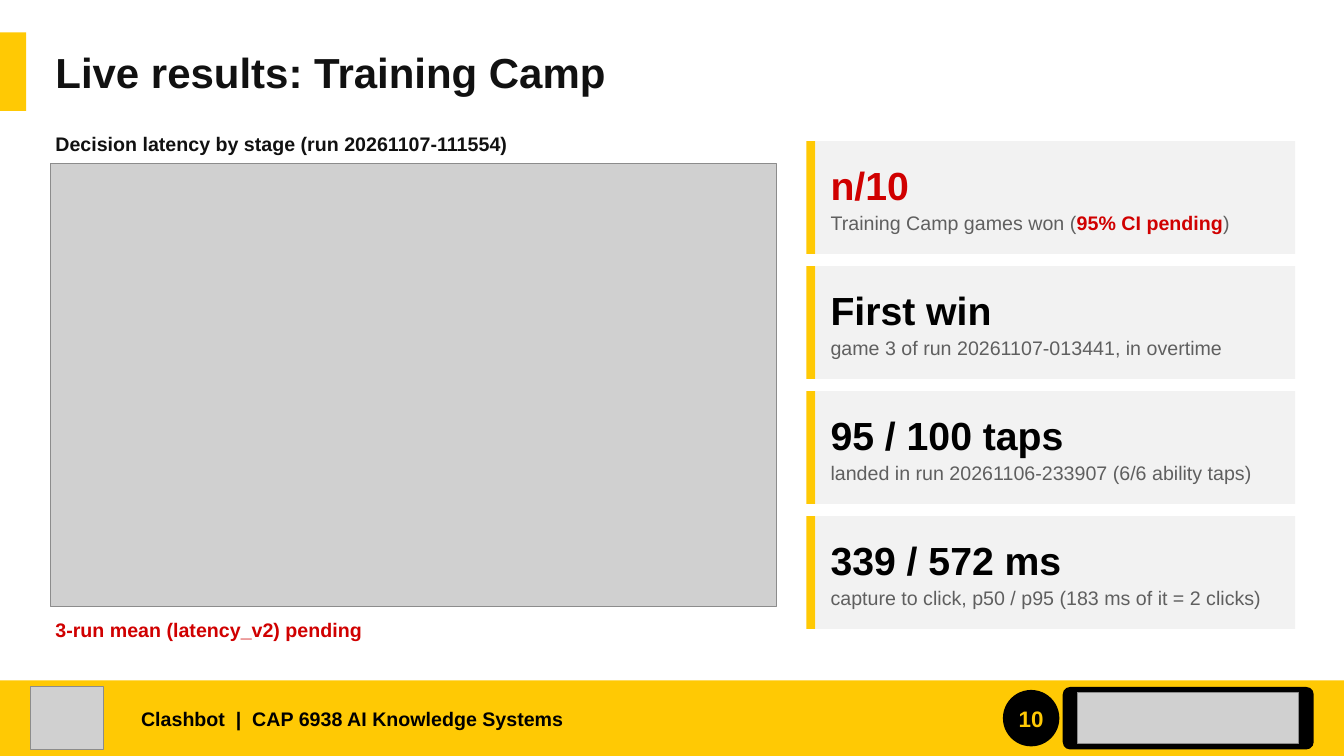
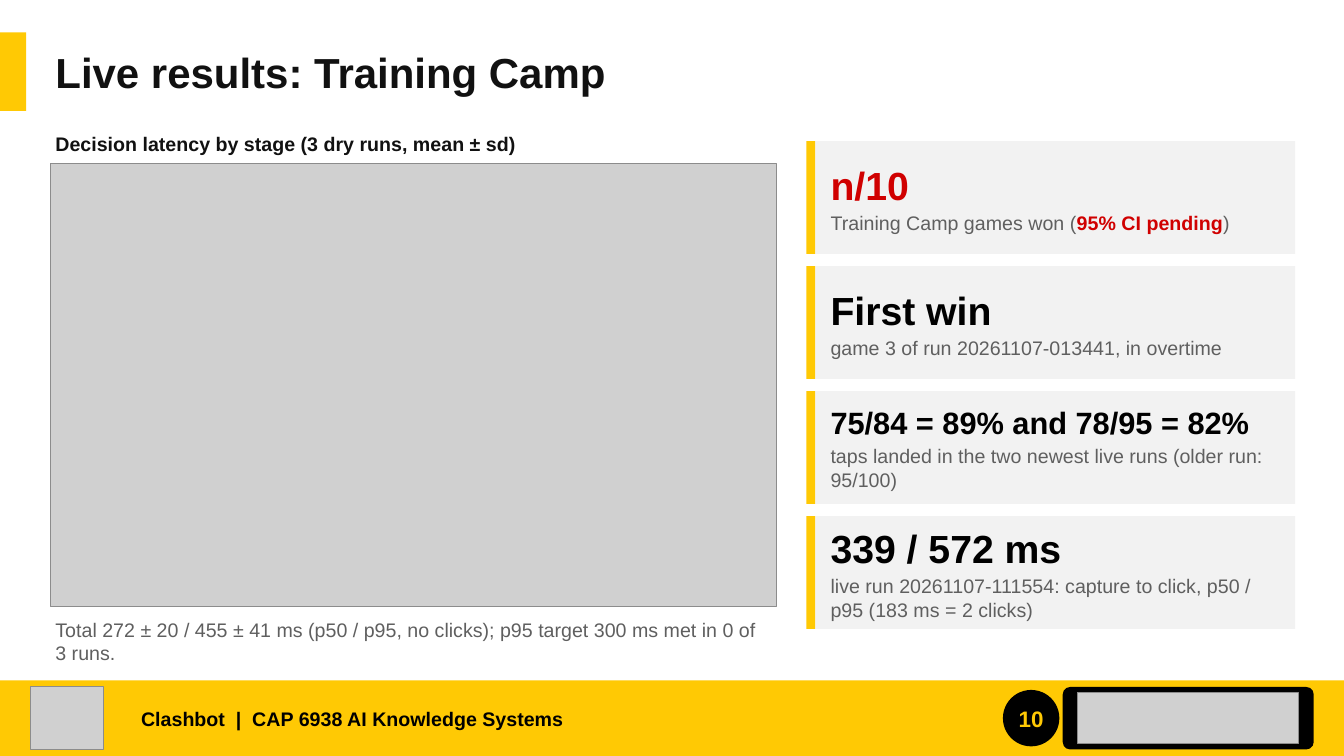
Before and after one commit to JylerTackson/clashBot, a slide deck: slide 10 of docs/report/slides/clashbot_showcase.pptx. Drawn at 1344x756 pixels with LibreOffice and Linux fonts; fonts in the diff are those of the drawing; grey boxes stand for pictures. Boxes give left, top, right and bottom in pixels: in the first picture for what was removed or moved away, otherwise in the second. Text is boxed around its words. In the diff, an @@ line names an element or a change of style, - is before the commit and + after.

```diff
--- a/docs/report/slides/clashbot_showcase.pptx
+++ b/docs/report/slides/clashbot_showcase.pptx
@@ text at [55,136,515,155]: text changed @@
-Decision latency by stage (run 20261107-111554)
+Decision latency by stage (3 dry runs, mean ± sd)
@@ text in rectangle at [831,411,1263,491]: text changed @@
-95 / 100 taps
-landed in run 20261106-233907 (6/6 ability taps)
+75/84 = 89% and 78/95 = 82%
+taps landed in the two newest live runs (older run: 95/100)
@@ text in rectangle at [831,579,1240,621]: text changed @@
-capture to click, p50 / p95 (183 ms of it = 2 clicks)
+live run 20261107-111554: capture to click, p50 / p95 (183 ms = 2 clicks)
@@ text at [55,623,755,660]: text changed; text colour #D00000 to #5F5F5F; bold off @@
-3-run mean (latency_v2) pending
+Total 272 ± 20 / 455 ± 41 ms (p50 / p95, no clicks); p95 target 300 ms met in 0 of 3 runs.
```
Also in this commit, not shown: 6 other slides changed, 6 other files.
